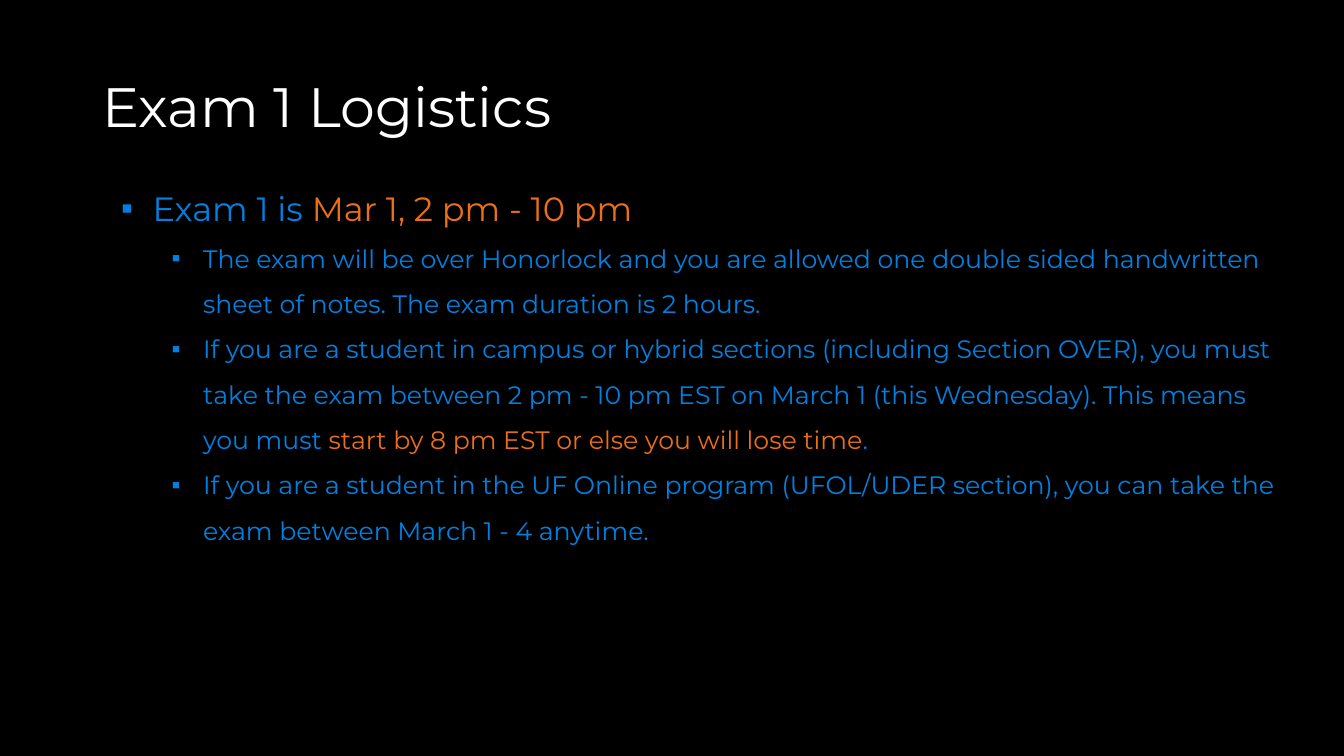
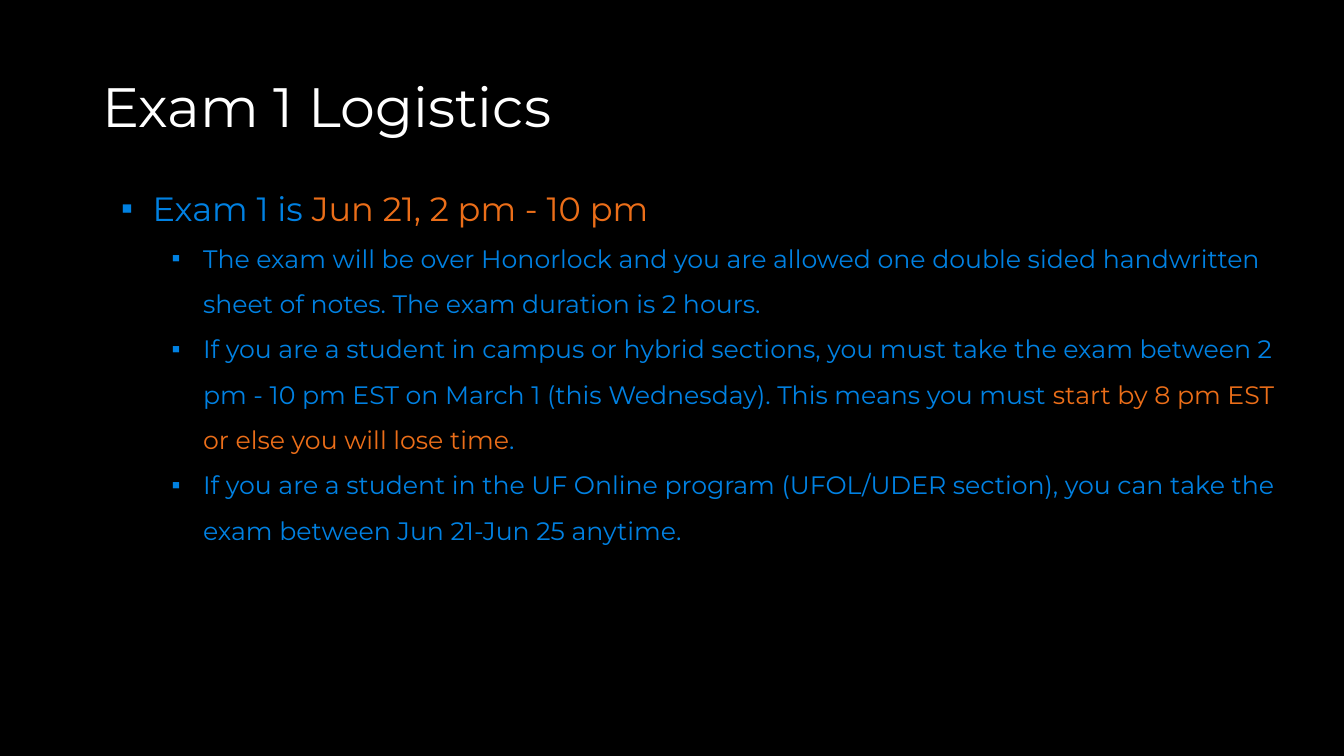
Before and after one commit to COP3530/Instructional-Content, a slide deck: slide 4 of Slides/Slides-PPT/Exam 1 - Review A.pptx. Drawn at 1344x756 pixels with LibreOffice and Linux fonts; fonts in the diff are those of the drawing. Boxes give left, top, right and bottom in pixels: in the first picture for what was removed or moved away, otherwise in the second. Text is boxed around its words. In the diff, an @@ line names an element or a change of style, - is before the commit and + after.

Commit message:
exam 1 review updated

```diff
--- a/Slides/Slides-PPT/Exam 1 - Review A.pptx
+++ b/Slides/Slides-PPT/Exam 1 - Review A.pptx
@@ text at [153,196,648,228]: text changed @@
-▪ Exam 1 is Mar 1, 2 pm - 10 pm
+▪ Exam 1 is Jun 21, 2 pm - 10 pm
@@ text at [203,339,1275,545]: text changed @@
-  ▪ If you are a student in campus or hybrid sections (including Section OVER), you must take the exam between 2 pm - 10 pm EST on March 1 (this Wednesday). This means you must start by 8 pm EST or else you will lose time.
-  ▪ If you are a student in the UF Online program (UFOL/UDER section), you can take the exam between March 1 - 4 anytime.
+  ▪ If you are a student in campus or hybrid sections, you must take the exam between 2 pm - 10 pm EST on March 1 (this Wednesday). This means you must start by 8 pm EST or else you will lose time.
+  ▪ If you are a student in the UF Online program (UFOL/UDER section), you can take the exam between Jun 21-Jun 25 anytime.
```
Also in this commit, not shown: 3 other files.
